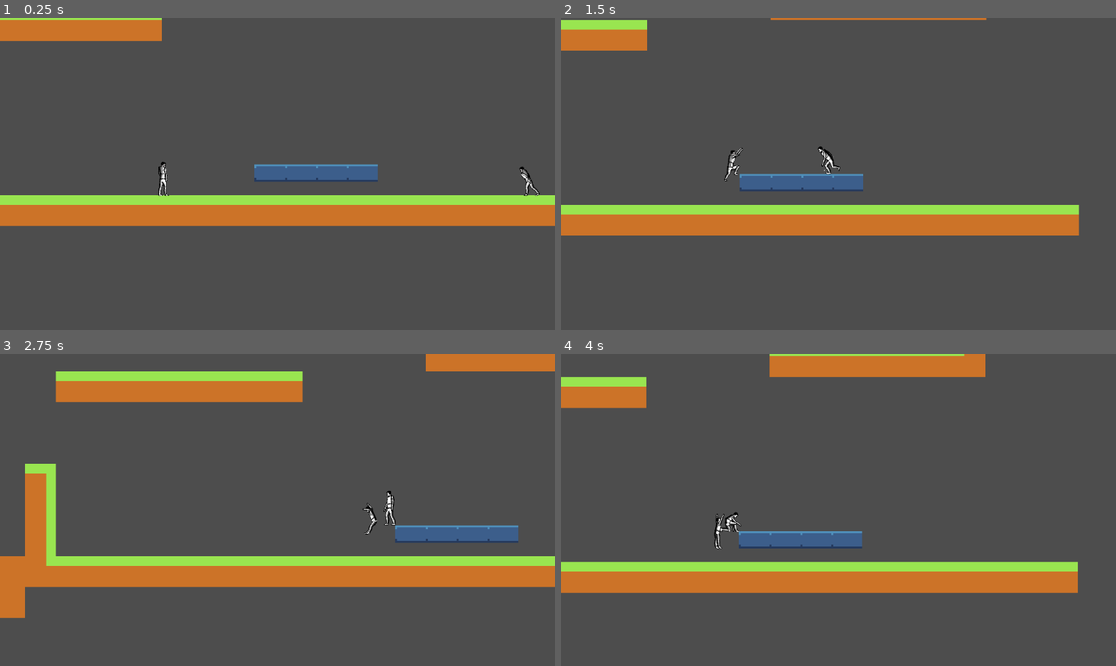
Above: before the commit, frames 1-4 (two rows, left to right).
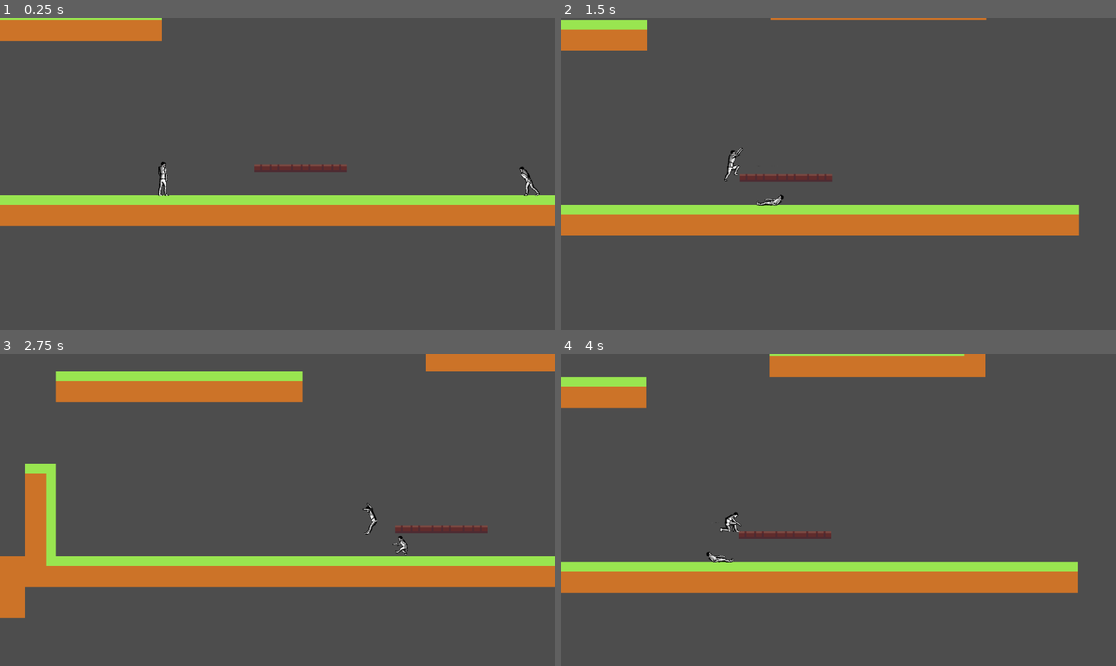
Above: after the commit, the same moments.

Repository: Koquin/Plane
Game: Godot game, scene res://scenes/world/world.tscn
Same seed, same stepped clock (60 frames per second), same inputs: the game is played once before the commit and once after it.
Inputs:
- Up to frame 1 (0.25 s): no input
- Up to frame 2 (1.5 s): hold Space (jump) 0.53-1.28 s; hold D (move_right) from 0.53 s (still down); tap Shift (bump) at 0.6 s; tap Space (jump) at 1.35 s
- Up to frame 3 (2.75 s): tap Space (jump) at 1.52, 1.82 s; tap Shift (bump) at 1.55, 2.1 s; release D (move_right) at 2.03 s; hold A (move_left) from 2.03 s (still down); hold Space (jump) from 2.03 s (still down)
- Up to frame 4 (4 s): release A (move_left) at 2.78 s; release Space (jump) at 2.78 s; hold D (move_right) from 2.78 s (still down); tap Shift (bump) at 2.85 s; tap Space (jump) at 3.02, 3.32 s; hold Space (jump) from 3.53 s (still down)

The runs differ from the first frame. In frame 1, 1.3% of the frame differs, in the area x 45-69%, y 46-53%; in frame 2, 1.4%; in frame 3, 1.4%, in the area x 69-94%, y 43-65%; in frame 4, 1.4%.

Commit message:
feat(character): auto crouching while below something

Diff:
--- a/scenes/base_character.tscn
+++ b/scenes/base_character.tscn
@@ -5608,3 +5608,9 @@
 
 [node name="bump_right_from_right_step" type="Node" parent="StateMachine" unique_id=1723297980]
 script = ExtResource("73_s6ca2")
+
+[node name="Raycasts_crouch" type="Node2D" parent="." unique_id=835789191]
+
+[node name="Raycast_need_crouch" type="RayCast2D" parent="Raycasts_crouch" unique_id=1264448981]
+scale = Vector2(5, 0.7)
+target_position = Vector2(0, -11)
--- a/scenes/enemies/soldier.gd
+++ b/scenes/enemies/soldier.gd
@@ -3,11 +3,11 @@
 func setup_input():
 	input = SoldierInput.new()
 	input.character = self
-	input.raycast_jump_one_feet_left_top = $Raycasts_Jump/Raycast_jump_one_feet_left_top
-	input.raycast_jump_one_feet_left_middle = $Raycasts_Jump/Raycast_jump_one_feet_left_middle
-	input.raycast_jump_one_feet_left_bottom = $Raycasts_Jump/Raycast_jump_one_feet_left_bottom
-	input.raycast_jump_one_feet_left_lower = $Raycasts_Jump/Raycast_jump_one_feet_left_lower
-
+	input.raycast_jump_one_feet_top = $Raycasts_Jump/Raycast_jump_one_feet_left_top
+	input.raycast_jump_one_feet_middle = $Raycasts_Jump/Raycast_jump_one_feet_left_middle
+	input.raycast_jump_one_feet_bottom = $Raycasts_Jump/Raycast_jump_one_feet_left_bottom
+	input.raycast_jump_one_feet_lower = $Raycasts_Jump/Raycast_jump_one_feet_left_lower
+	input.raycast_need_crouch = $Raycasts_crouch/Raycast_need_crouch
 func _ready():
 	super._ready()
 	add_to_group("soldier")
--- a/scenes/enemies/soldier.tscn
+++ b/scenes/enemies/soldier.tscn
@@ -15,7 +15,7 @@
 target_position = Vector2(-30, 0)
 
 [node name="Raycast_jump_one_feet_left_middle" type="RayCast2D" parent="Raycasts_Jump" index="1" unique_id=910731182]
-position = Vector2(0, -1)
+position = Vector2(0, -3)
 scale = Vector2(1, 0.2)
 target_position = Vector2(-30, 0)
 
--- a/scenes/world/world.tscn
+++ b/scenes/world/world.tscn
@@ -107,7 +107,7 @@
 12:11/0 = 0
 13:11/0 = 0
 0:12/0 = 0
-0:12/0/physics_layer_0/polygon_0/points = PackedVector2Array(-8, -8, 8, -8, 8, 0.62950516, 0.2697878, 1.1690817, -8, 0.8093643)
+0:12/0/physics_layer_0/polygon_0/points = PackedVector2Array(-8, -8, 8, -8, 8, 8, -8, 8)
 1:12/0 = 0
 1:12/0/physics_layer_0/polygon_0/points = PackedVector2Array(-8, -8, 8, -8, 8, 0.62950516, 0.2697878, 1.1690817, -8, 0.8093643)
 2:12/0 = 0
@@ -116,8 +116,11 @@
 12:12/0 = 0
 13:12/0 = 0
 0:13/0 = 0
+0:13/0/physics_layer_0/polygon_0/points = PackedVector2Array(-8, -8, 8, -8, 8, -3.8669624, -8, -3.8669624)
 1:13/0 = 0
+1:13/0/physics_layer_0/polygon_0/points = PackedVector2Array(-8, -8, 8, -8, 8, -3.8669624, -8, -3.8669624)
 2:13/0 = 0
+2:13/0/physics_layer_0/polygon_0/points = PackedVector2Array(-8, -8, 8, -8, 8, -3.8669624, -8, -3.8669624)
 3:13/0 = 0
 4:13/0 = 0
 5:13/0 = 0
@@ -136,7 +139,7 @@
 script = ExtResource("1_1fp7r")
 
 [node name="TileMapLayer" type="TileMapLayer" parent="." unique_id=1003267050]
-tile_map_data = PackedByteArray("AAD2/wEAAAABAAAAAAD3/wEAAAA …(6139 unchanged characters)… EAAAABAAAAAAACAAEAAAABAAAAAAACAAAAAAAAAAwAAAABAAAAAAAAAAwAAAADAAAAAAAAAAwAAAAEAAAAAAAAAAwAAAA=")
+tile_map_data = PackedByteArray("AAD2/wEAAAABAAAAAAD3/wEAAAA …(6139 unchanged characters)… EAAAABAAAAAAACAAEAAAABAAAAAAACAAAAAAAAAA0AAAABAAAAAAAAAA0AAAADAAAAAAAAAA0AAAA=")
 tile_set = SubResource("TileSet_aqk2v")
 
 [node name="player" parent="." unique_id=1842744511 instance=ExtResource("3_1fp7r")]
--- a/scripts/core/input_provider.gd
+++ b/scripts/core/input_provider.gd
@@ -7,5 +7,6 @@
 var down_pressed := false
 var down_just_pressed := false
 var bump_just_pressed := false
+
 func update(delta):
 	pass
--- a/scripts/enemies/SoldierInput.gd
+++ b/scripts/enemies/SoldierInput.gd
@@ -4,21 +4,24 @@
 var character : Base_Character
 var target : Node2D
 var stop_distance := 10
-var raycast_jump_one_feet_left_top : RayCast2D
-var raycast_jump_one_feet_left_middle : RayCast2D
-var raycast_jump_one_feet_left_lower : RayCast2D
-var raycast_jump_one_feet_left_bottom : RayCast2D
+var raycast_jump_one_feet_top : RayCast2D
+var raycast_jump_one_feet_middle : RayCast2D
+var raycast_jump_one_feet_lower : RayCast2D
+var raycast_jump_one_feet_bottom : RayCast2D
+var raycast_need_crouch : RayCast2D
+var is_crouching
+var needs_crouch
 var base_distance := 30.0
 var velocity_factor := 0.1
 var dynamic_distance
-
 func update(delta):
 	dynamic_distance = base_distance + abs(character.velocity.x) * velocity_factor
-	raycast_jump_one_feet_left_bottom.target_position.x = 5 * move_axis
-	raycast_jump_one_feet_left_lower.target_position.x = 30 * move_axis
-	raycast_jump_one_feet_left_middle.target_position.x = 30 * move_axis
-	raycast_jump_one_feet_left_top.target_position.x = 40 * move_axis
+	raycast_jump_one_feet_bottom.target_position.x = 5 * move_axis
+	raycast_jump_one_feet_lower.target_position.x = 30 * move_axis
+	raycast_jump_one_feet_middle.target_position.x = 30 * move_axis
+	raycast_jump_one_feet_top.target_position.x = 40 * move_axis
 	jump_just_pressed = false
+	down_pressed = false
 	if target == null:
 		print("target ou character nulo")
 		move_axis = 0
@@ -27,17 +30,22 @@
 	var dx = target.global_position.x - character.global_position.x
 	var direction = sign(move_axis)
 
-	raycast_jump_one_feet_left_top.target_position.x = dynamic_distance * direction
-	raycast_jump_one_feet_left_lower.target_position.x = dynamic_distance * direction
-	raycast_jump_one_feet_left_middle.target_position.x = dynamic_distance * direction
-
-	if abs(dx) > stop_distance:
+	raycast_jump_one_feet_top.target_position.x = dynamic_distance * direction
+	raycast_jump_one_feet_lower.target_position.x = dynamic_distance * direction
+	raycast_jump_one_feet_middle.target_position.x = dynamic_distance * direction
+	if (!raycast_jump_one_feet_lower.is_colliding() and
+	raycast_jump_one_feet_middle.is_colliding() and
+	character.is_on_floor()):
+		print("pressionou para baixo")
+		down_pressed = true
+		return
+	elif (!raycast_jump_one_feet_top.is_colliding() and
+	(character.is_on_floor()) and
+	(raycast_jump_one_feet_lower.is_colliding()
+	or raycast_jump_one_feet_middle.is_colliding())):
+		jump_just_pressed = true
+		return
+	elif abs(dx) > stop_distance:
 		move_axis = sign(dx)
 	else:
 		move_axis = 0
-
-	if (!raycast_jump_one_feet_left_top.is_colliding() and
-	(character.is_on_floor()) and
-	(raycast_jump_one_feet_left_lower.is_colliding()
-	or raycast_jump_one_feet_left_middle.is_colliding())):
-		jump_just_pressed = true
--- a/scripts/player/Base_Character.gd
+++ b/scripts/player/Base_Character.gd
@@ -34,6 +34,8 @@
 var is_facing_right : bool = true
 var acceleration : float = 1
 var bump_power: float = 0.0
+
+@onready var ray_cast_crouch := $Raycasts_crouch/Raycast_need_crouch
 
 var apply_gravity := true
 
--- a/scripts/player/state_machine/bump/bump_left_from_left_step.gd
+++ b/scripts/player/state_machine/bump/bump_left_from_left_step.gd
@@ -10,7 +10,7 @@
 
 func Enter():
 	super()
-	player.bump_power = bump_strength
+	character.bump_power = bump_strength
 	animator.play("bump/bump_left_from_left_step")
 	await get_tree().create_timer(0.06).timeout
 	character.velocity.x += -40
@@ -20,12 +20,12 @@
 	super(delta)
 	await get_tree().create_timer(0.34).timeout
 
-	if (character.input.move_axis < 0 and player.is_on_floor()):
+	if (character.input.move_axis < 0 and character.is_on_floor()):
 		request_transition("running_left_right_step")
-	elif (!player.is_on_floor()):
+	elif (!character.is_on_floor()):
 		request_transition("low_falling_left")
-	else: request_transition("idle_3")
+	else: request_transition("jump_stop_left_front")
 func Exit() -> void:
 	super()
 	character.velocity.x += 40
-	player.bump_power = 0.0
+	character.bump_power = 0.0
--- a/scripts/player/state_machine/bump/bump_left_from_right_step.gd
+++ b/scripts/player/state_machine/bump/bump_left_from_right_step.gd
@@ -10,7 +10,7 @@
 
 func Enter():
 	super()
-	player.bump_power = bump_strength
+	character.bump_power = bump_strength
 	animator.play("bump/bump_left_from_right_step")
 	await get_tree().create_timer(0.06).timeout
 	character.velocity.x += -40
@@ -19,13 +19,12 @@
 func Physics_update(delta: float) -> void:
 	super(delta)
 	await get_tree().create_timer(0.34).timeout
-
-	if (character.input.move_axis < 0 and player.is_on_floor()):
+	if (character.input.move_axis < 0 and character.is_on_floor()):
 		request_transition("running_left_left_step")
-	elif (!player.is_on_floor()):
+	elif (!character.is_on_floor()):
 		request_transition("low_falling_left")
-	else: request_transition("idle_4")
+	else: request_transition("jump_stop_left_back")
 func Exit() -> void:
 	super()
 	character.velocity.x += 40
-	player.bump_power = 0.0
+	character.bump_power = 0.0
--- a/scripts/player/state_machine/bump/bump_right_from_left_step.gd
+++ b/scripts/player/state_machine/bump/bump_right_from_left_step.gd
@@ -10,7 +10,7 @@
 
 func Enter():
 	super()
-	player.bump_power = bump_strength
+	character.bump_power = bump_strength
 	animator.play("bump/bump_right_from_left_step")
 	await get_tree().create_timer(0.06).timeout
 	character.velocity.x += 40
@@ -19,12 +19,12 @@
 	super(delta)
 	await get_tree().create_timer(0.34).timeout
 
-	if (character.input.move_axis > 0 and player.is_on_floor()):
+	if (character.input.move_axis > 0 and character.is_on_floor()):
 		request_transition("running_right_right_step")
-	elif (!player.is_on_floor()):
+	elif (!character.is_on_floor()):
 		request_transition("low_falling_right")
-	else: request_transition("idle_1")
+	else: request_transition("jump_stop_right_back")
 func Exit() -> void:
 	super()
 	character.velocity.x -= 40
-	player.bump_power = 0.0
+	character.bump_power = 0.0
--- a/scripts/player/state_machine/bump/bump_right_from_right_step.gd
+++ b/scripts/player/state_machine/bump/bump_right_from_right_step.gd
@@ -10,7 +10,7 @@
 
 func Enter():
 	super()
-	player.bump_power = bump_strength
+	character.bump_power = bump_strength
 	animator.play("bump/bump_right_from_right_step")
 	await get_tree().create_timer(0.06).timeout
 	character.velocity.x += 40
@@ -20,12 +20,12 @@
 	super(delta)
 	await get_tree().create_timer(0.34).timeout
 
-	if (character.input.move_axis > 0 and player.is_on_floor()):
+	if (character.input.move_axis > 0 and character.is_on_floor()):
 		request_transition("running_right_left_step")
-	elif (!player.is_on_floor()):
+	elif (!character.is_on_floor()):
 		request_transition("low_falling_right")
-	else: request_transition("idle_2")
+	else: request_transition("jump_stop_right_front")
 func Exit() -> void:
 	super()
 	character.velocity.x -= 40
-	player.bump_power = 0.0
+	character.bump_power = 0.0
--- a/scripts/player/state_machine/crouch/crouch_left_back.gd
+++ b/scripts/player/state_machine/crouch/crouch_left_back.gd
@@ -4,6 +4,7 @@
 @onready var animator := $"../../Sprite2D/AnimationPlayer"
 @onready var in_left_step: bool
 @export var apply_gravity := true
+@onready var ray_cast_crouch := $"../../Raycasts_crouch/Raycast_need_crouch"
 
 func Enter() -> void:
 	super()
@@ -12,7 +13,7 @@
 	character.is_facing_right = false
 func Physics_update(delta: float) -> void:
 	super(delta)
-	if !character.input.down_pressed:
+	if !character.input.down_pressed and !ray_cast_crouch.is_colliding():
 		request_transition("idle_4")
 	elif (character.input.move_axis == -1):
 		request_transition("crouch_walking_left_right_step")
--- a/scripts/player/state_machine/crouch/crouch_left_front.gd
+++ b/scripts/player/state_machine/crouch/crouch_left_front.gd
@@ -4,6 +4,7 @@
 @onready var animator := $"../../Sprite2D/AnimationPlayer"
 @onready var in_left_step: bool
 @export var apply_gravity := true
+@onready var ray_cast_crouch := $"../../Raycasts_crouch/Raycast_need_crouch"
 
 func Enter() -> void:
 	super()
@@ -13,7 +14,7 @@
 
 func Physics_update(delta: float) -> void:
 	super(delta)
-	if !character.input.down_pressed:
+	if !character.input.down_pressed and !ray_cast_crouch.is_colliding():
 		request_transition("idle_3")
 	elif (character.input.move_axis == -1):
 		request_transition("crouch_walking_left_left_step")
--- a/scripts/player/state_machine/crouch/crouch_right_back.gd
+++ b/scripts/player/state_machine/crouch/crouch_right_back.gd
@@ -4,6 +4,7 @@
 @onready var animator := $"../../Sprite2D/AnimationPlayer"
 @onready var in_left_step: bool
 @export var apply_gravity := true
+@onready var ray_cast_crouch := $"../../Raycasts_crouch/Raycast_need_crouch"
 
 func Enter() -> void:
 	super()
@@ -13,7 +14,7 @@
 
 func Physics_update(delta: float) -> void:
 	super(delta)
-	if !character.input.down_pressed:
+	if !character.input.down_pressed and !ray_cast_crouch.is_colliding():
 		request_transition("idle_1")
 	elif (character.input.move_axis == 1):
 		request_transition("crouch_walking_right_left_step")
--- a/scripts/player/state_machine/crouch/crouch_right_front.gd
+++ b/scripts/player/state_machine/crouch/crouch_right_front.gd
@@ -5,6 +5,7 @@
 @onready var player := character
 @onready var in_left_step: bool
 @export var apply_gravity := true
+@onready var ray_cast_crouch := $"../../Raycasts_crouch/Raycast_need_crouch"
 
 func Enter() -> void:
 	super()
@@ -14,7 +15,7 @@
 
 func Physics_update(delta: float) -> void:
 	super(delta)
-	if !character.input.down_pressed:
+	if !character.input.down_pressed and !ray_cast_crouch.is_colliding():
 		request_transition("idle_2")
 	elif (character.input.move_axis == 1):
 		request_transition("crouch_walking_right_right_step")
--- a/scripts/player/state_machine/crouch/crouch_walking_left_left_step.gd
+++ b/scripts/player/state_machine/crouch/crouch_walking_left_left_step.gd
@@ -6,6 +6,7 @@
 @onready var player := character
 @onready var in_left_step: bool
 @export var apply_gravity := true
+@onready var ray_cast_crouch := $"../../Raycasts_crouch/Raycast_need_crouch"
 
 func Enter() -> void:
 	super()
@@ -17,7 +18,7 @@
 	super(delta)
 	if character.velocity.y > 0:
 		request_transition("low_falling_left")
-	elif !character.input.down_pressed:
+	elif !character.input.down_pressed and !ray_cast_crouch.is_colliding():
 		request_transition("idle_4")
 	elif (character.input.move_axis == 0):
 		request_transition("crouch_left_back")
--- a/scripts/player/state_machine/crouch/crouch_walking_left_right_step.gd
+++ b/scripts/player/state_machine/crouch/crouch_walking_left_right_step.gd
@@ -6,6 +6,7 @@
 @onready var player := character
 @onready var in_left_step: bool
 @export var apply_gravity := true
+@onready var ray_cast_crouch := $"../../Raycasts_crouch/Raycast_need_crouch"
 
 func Enter() -> void:
 	super()
@@ -17,7 +18,7 @@
 	super(delta)
 	if character.velocity.y > 0:
 		request_transition("low_falling_left")
-	elif !character.input.down_pressed:
+	elif !character.input.down_pressed and !ray_cast_crouch.is_colliding():
 		request_transition("idle_3")
 	elif (character.input.move_axis == 0):
 		request_transition("crouch_left_front")
--- a/scripts/player/state_machine/crouch/crouch_walking_right_left_step.gd
+++ b/scripts/player/state_machine/crouch/crouch_walking_right_left_step.gd
@@ -6,6 +6,7 @@
 @onready var player := character
 @onready var in_left_step: bool
 @export var apply_gravity := true
+@onready var ray_cast_crouch := $"../../Raycasts_crouch/Raycast_need_crouch"
 
 func Enter() -> void:
 	super()
@@ -17,7 +18,7 @@
 	super(delta)
 	if character.velocity.y > 0:
 		request_transition("low_falling_left")
-	elif !character.input.down_pressed:
+	elif !character.input.down_pressed and !ray_cast_crouch.is_colliding():
 		request_transition("idle_2")
 	elif (character.input.move_axis == 0):
 		request_transition("crouch_right_front")
--- a/scripts/player/state_machine/crouch/crouch_walking_right_right_step.gd
+++ b/scripts/player/state_machine/crouch/crouch_walking_right_right_step.gd
@@ -6,6 +6,7 @@
 @onready var player := character
 @onready var in_right_step: bool
 @export var apply_gravity := true
+@onready var ray_cast_crouch := $"../../Raycasts_crouch/Raycast_need_crouch"
 
 func Enter() -> void:
 	super()
@@ -17,7 +18,7 @@
 	super(delta)
 	if character.velocity.y > 0:
 		request_transition("low_falling_left")
-	elif !character.input.down_pressed:
+	elif !character.input.down_pressed and !ray_cast_crouch.is_colliding():
 		request_transition("idle_1")
 	elif (character.input.move_axis == 0):
 		request_transition("crouch_right_back")
--- a/scripts/player/state_machine/hang/looking_back_from_left.gd
+++ b/scripts/player/state_machine/hang/looking_back_from_left.gd
@@ -10,10 +10,10 @@
 
 func Enter():
 	super()
+
 	facing_right = character.is_facing_right
 	animator.play("hang/looking_back_from_left")
 	flip = not facing_right
-
 func Physics_update(delta: float) -> void:
 	super(delta)
 	if not character.input.move_axis:
--- a/scripts/player/state_machine/running/running_left_left_step.gd
+++ b/scripts/player/state_machine/running/running_left_left_step.gd
@@ -28,7 +28,7 @@
 		request_transition("jump_stop_left_front")
 	elif (character.input.jump_just_pressed):
 		request_transition("jumping_one_foot_left_from_left_foot")
-	elif (character.input.down_pressed):
+	elif (character.input.down_just_pressed or character.input.down_pressed):
 		request_transition("sliding_left_from_left_step")
 	elif (character.input.bump_just_pressed):
 		request_transition("bump_left_from_left_step")
--- a/scripts/player/state_machine/running/running_left_right_step.gd
+++ b/scripts/player/state_machine/running/running_left_right_step.gd
@@ -28,7 +28,7 @@
 		request_transition("jumping_one_foot_left_from_right_foot")
 	elif (character.input.move_axis != -1):
 		request_transition("jump_stop_left_back")
-	elif (character.input.down_pressed):
+	elif (character.input.down_just_pressed or character.input.down_pressed):
 		request_transition("sliding_left_from_right_step")
 	elif (character.input.bump_just_pressed):
 		request_transition("bump_left_from_right_step")
--- a/scripts/player/state_machine/running/running_right_left_step.gd
+++ b/scripts/player/state_machine/running/running_right_left_step.gd
@@ -27,7 +27,7 @@
 		request_transition("jump_stop_right_back")
 	elif (character.input.jump_just_pressed):
 		request_transition("jumping_one_foot_right_from_left_foot")
-	elif(character.input.down_pressed):
+	elif(character.input.down_just_pressed or character.input.down_pressed):
 		request_transition("sliding_right_from_left_step")
 	elif (character.input.bump_just_pressed):
 		request_transition("bump_right_from_left_step")
--- a/scripts/player/state_machine/running/running_right_right_step.gd
+++ b/scripts/player/state_machine/running/running_right_right_step.gd
@@ -27,7 +27,7 @@
 		request_transition("jump_stop_right_front")
 	elif (character.input.jump_just_pressed):
 		request_transition("jumping_one_foot_right_from_right_foot")
-	elif(character.input.down_pressed):
+	elif(character.input.down_just_pressed or character.input.down_pressed):
 		request_transition("sliding_right_from_right_step")
 	elif (character.input.bump_just_pressed):
 		request_transition("bump_right_from_right_step")
--- a/scripts/player/state_machine/sliding/recovering_from_sliding_left_back.gd
+++ b/scripts/player/state_machine/sliding/recovering_from_sliding_left_back.gd
@@ -6,6 +6,7 @@
 @onready var player := character
 @onready var sprite := $"../../Sprite2D"
 @export var apply_gravity := true
+@onready var ray_cast_crouch := $"../../Raycasts_crouch/Raycast_need_crouch"
 
 func Enter() -> void:
 	super()
@@ -13,8 +14,9 @@
 	character.velocity.x = 0
 func Physics_update(delta: float) -> void:
 	super(delta)
-	if (character.input.down_pressed):
+	if (character.input.down_pressed or (ray_cast_crouch.is_colliding())):
 		request_transition("crouch_left_back")
 	elif (character.input.move_axis < 0):
 		request_transition("dashing_left_from_idle_4")
-	request_transition("idle_4")
+	elif (!ray_cast_crouch.is_colliding()):
+		request_transition("idle_4")
--- a/scripts/player/state_machine/sliding/recovering_from_sliding_left_front.gd
+++ b/scripts/player/state_machine/sliding/recovering_from_sliding_left_front.gd
@@ -6,6 +6,7 @@
 @onready var player := character
 @onready var sprite := $"../../Sprite2D"
 @export var apply_gravity := true
+@onready var ray_cast_crouch := $"../../Raycasts_crouch/Raycast_need_crouch"
 
 func Enter() -> void:
 	super()
@@ -14,9 +15,10 @@
 func Physics_update(delta: float) -> void:
 	super(delta)
 	await get_tree().create_timer(0.2).timeout
-	if (character.input.down_pressed):
+	if (character.input.down_pressed or (ray_cast_crouch.is_colliding())):
 		request_transition("crouch_left_front")
 	elif (character.input.move_axis < 0):
 		print("entrou no character.input.move_axis < 0")
 		request_transition("dashing_left_from_idle_3")
-	request_transition("idle_3")
+	elif (!ray_cast_crouch.is_colliding()):
+		request_transition("idle_3")
--- a/scripts/player/state_machine/sliding/recovering_from_sliding_right_back.gd
+++ b/scripts/player/state_machine/sliding/recovering_from_sliding_right_back.gd
@@ -6,6 +6,7 @@
 @onready var player := character
 @onready var sprite := $"../../Sprite2D"
 @export var apply_gravity := true
+@onready var ray_cast_crouch := $"../../Raycasts_crouch/Raycast_need_crouch"
 
 func Enter() -> void:
 	super()
@@ -14,8 +15,9 @@
 func Physics_update(delta: float) -> void:
 	super(delta)
 	await get_tree().create_timer(0.2).timeout
-	if (character.input.down_pressed):
+	if (character.input.down_pressed) or (ray_cast_crouch.is_colliding()):
 		request_transition("crouch_right_back")
 	elif (character.input.move_axis > 0):
 		request_transition("dashing_right_from_idle_1")
-	request_transition("idle_1")
+	elif (!ray_cast_crouch.is_colliding()):
+		request_transition("idle_1")
--- a/scripts/player/state_machine/sliding/recovering_from_sliding_right_front.gd
+++ b/scripts/player/state_machine/sliding/recovering_from_sliding_right_front.gd
@@ -6,6 +6,7 @@
 @onready var player := character
 @onready var sprite := $"../../Sprite2D"
 @export var apply_gravity := true
+@onready var ray_cast_crouch := $"../../Raycasts_crouch/Raycast_need_crouch"
 
 func Enter() -> void:
 	super()
@@ -14,8 +15,9 @@
 func Physics_update(delta: float) -> void:
 	super(delta)
 	await get_tree().create_timer(0.2).timeout
-	if (character.input.down_pressed):
+	if (character.input.down_pressed or (ray_cast_crouch.is_colliding())):
 		request_transition("crouch_right_front")
 	elif (character.input.move_axis > 0):
 		request_transition("dashing_right_from_idle_2")
-	request_transition("idle_2")
+	elif (!ray_cast_crouch.is_colliding()):
+		request_transition("idle_2")
--- a/scripts/player/state_machine/sliding/sliding_right_from_right_step.gd
+++ b/scripts/player/state_machine/sliding/sliding_right_from_right_step.gd
@@ -6,6 +6,7 @@
 @onready var player := character
 @onready var sprite := $"../../Sprite2D"
 @export var apply_gravity := true
+@onready var ray_cast_crouch := $"../../Raycasts_crouch/Raycast_need_crouch"
 
 func Enter() -> void:
 	super()
